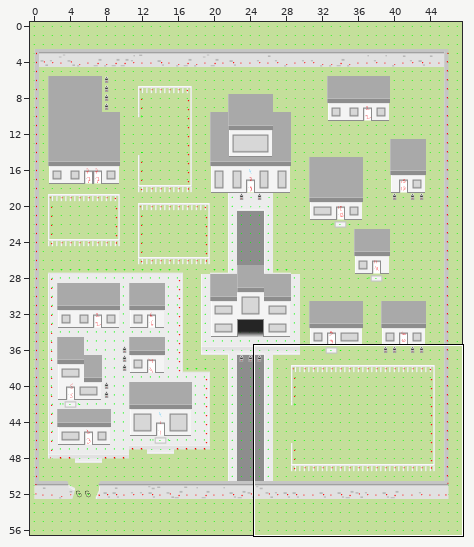
A Tiled map gets an edit: maps/village.tmx. Above: a wide view before the commit, with the close-up outlined.
Close-up. Earlier state:
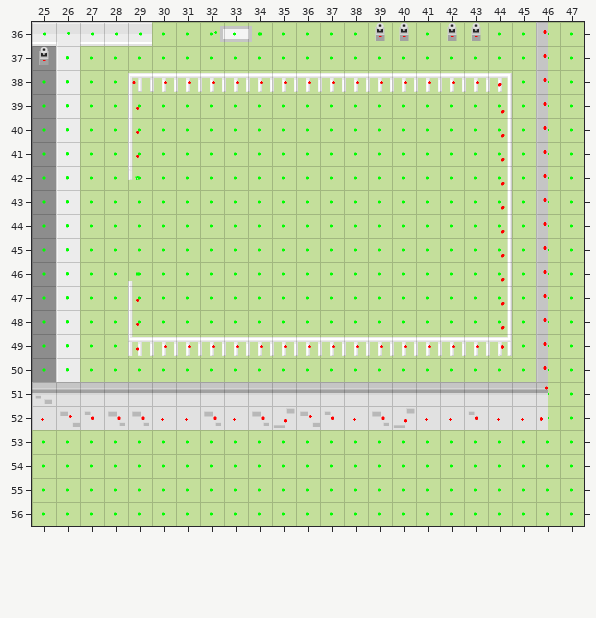
Cells are 32x32 px. Shown: x 25..47, y 36..56. The commit also changed other parts of the map, which this record leaves out.
After the commit:
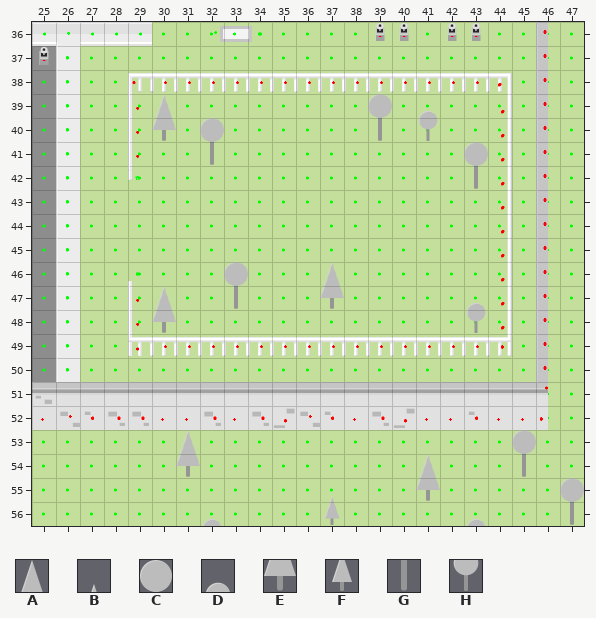
Key: from "tileset_village": A 16, B 17, C 18, D 19, E 36, F 37, G 38, H 39.
_ is an empty cell.
Changes in this commit:
Layer "ground2":
There is now tile A in row 39 at x 30; in row 46 at x 37; in row 47 at x 30; in row 53 at x 31; in row 54 at x 41.
There is now tile B in row 55 at x 37.
There is now tile C in row 39 at x 39; in row 40 at x 32; in row 41 at x 43; in row 46 at x 33; in row 53 at x 45; in row 55 at x 47.
There is now tile D in row 39 at x 41; in row 47 at x 43; in row 56 at x 32 and 43.
There is now tile E in row 40 at x 30; in row 47 at x 37; in row 48 at x 30; in row 54 at x 31; in row 55 at x 41.
There is now tile F in row 56 at x 37.
There is now tile G in row 40 at x 39; in row 41 at x 32; in row 42 at x 43; in row 47 at x 33; in row 54 at x 45; in row 56 at x 47.
There is now tile H in row 40 at x 41; in row 48 at x 43.
